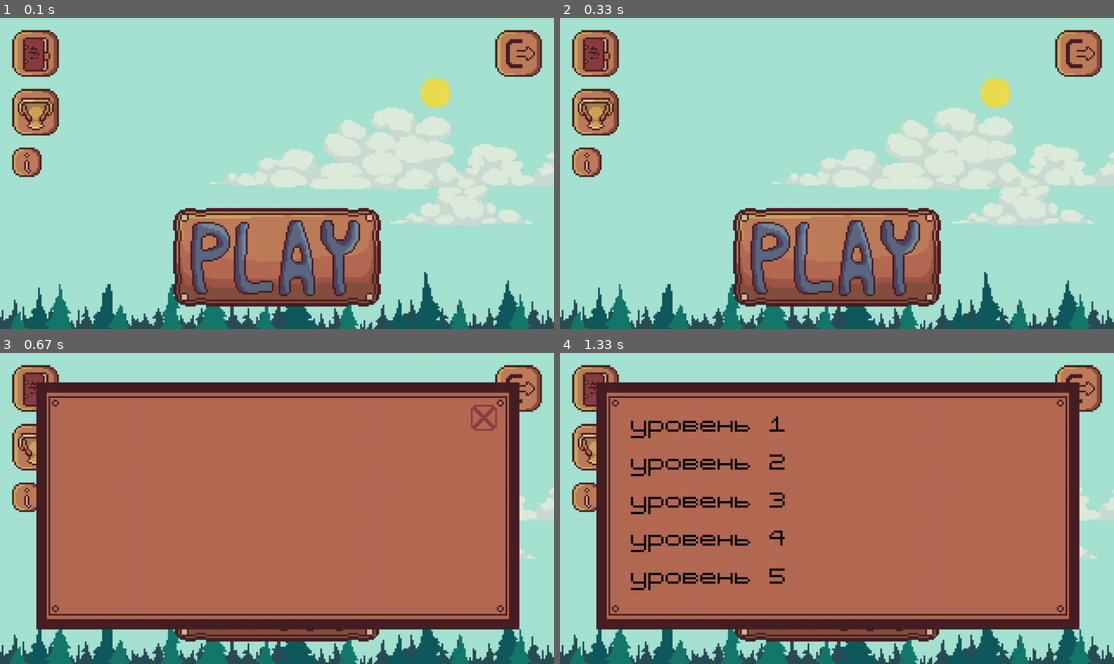
Above: before the commit, frames 1-4 (two rows, left to right).
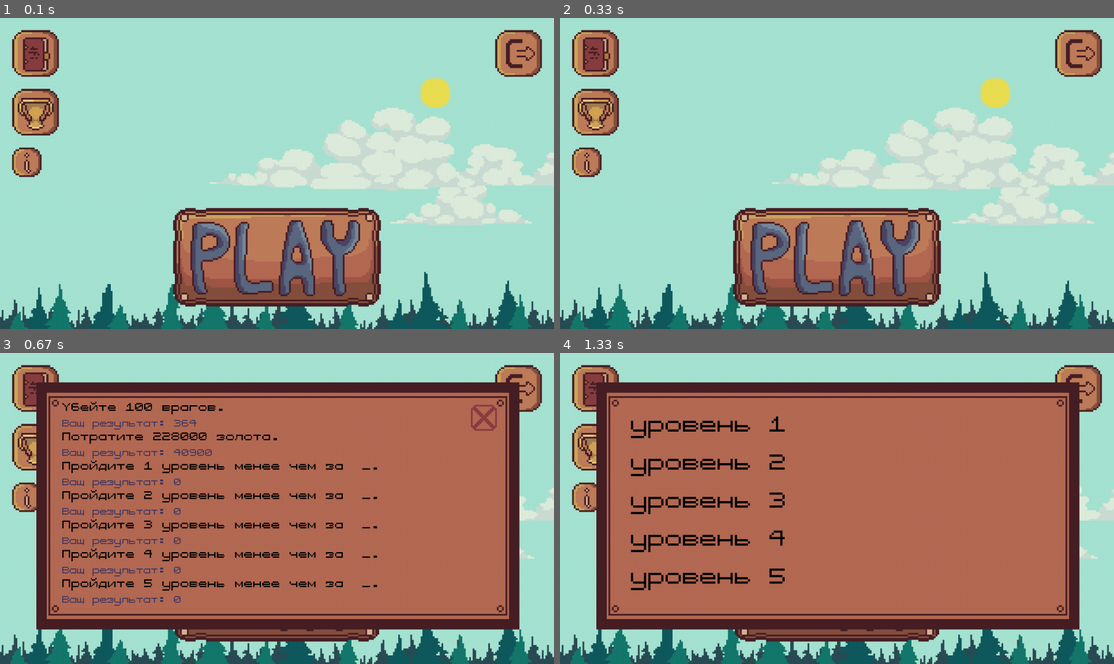
Above: after the commit, the same moments.

Repository: LenaSup/PyGame_project
Game: pygame game, started from main.py
Same seed, same stepped clock (60 frames per second), same inputs: the game is played once before the commit and once after it.
Inputs (mouse positions are in pixels of both pictures, inside the frame that each line leads up to):
- Up to frame 1 (0.1 s): no input
- Up to frame 2 (0.33 s): no input
- Up to frame 3 (0.67 s): click (33, 446) at 0.38 s
- Up to frame 4 (1.33 s): click (1041, 418) at 0.72 s; press the mouse at (837, 592) at 1.03 s; move the mouse to (737, 558) at 1.13 s; release the mouse at (637, 524) at 1.27 s

Frames 1-2 are identical in both runs. In frame 3, 4.8% of the frame differs, in the area x 11-69%, y 15-82%; in frame 4, nothing differs.

Commit message:
Очивки

Diff:
--- a/achievement_text.txt
+++ b/achievement_text.txt
@@ -1,6 +1,6 @@
 Убейте 100 врагов.
 -
-Потратите 10000 золота.
+Потратите 228000 золота.
 -
 Пройдите 1 уровень менее чем за  _.
 -
--- a/main.py
+++ b/main.py
@@ -255,8 +255,31 @@
 
 class Achievement:    # Меню очевок
     def __init__(self):
-        f = pygame.font.Font('7X7PixelizedRegular.ttf', 50)
-        text = ''
+        con = sqlite3.connect('user_data.sqlite3')
+        cur = con.cursor()
+        self.f_1 = pygame.font.Font('7X7PixelizedRegular.ttf', 26)
+        self.f_2 = pygame.font.Font('7X7PixelizedRegular.ttf', 22)
+        enemies = list(map(lambda x: x[0],
+                           cur.execute("""SELECT DISTINCT Meaning FROM statistic WHERE Id == 7""").fetchall()))[0]
+        gold = list(map(lambda x: x[0],
+                        cur.execute("""SELECT DISTINCT Meaning FROM statistic WHERE Id == 6""").fetchall()))[0]
+        time1 = list(map(lambda x: x[0],
+                         cur.execute("""SELECT DISTINCT Meaning FROM statistic WHERE Id == 1""").fetchall()))[0]
+        time2 = list(map(lambda x: x[0],
+                         cur.execute("""SELECT DISTINCT Meaning FROM statistic WHERE Id == 2""").fetchall()))[0]
+        time3 = list(map(lambda x: x[0],
+                         cur.execute("""SELECT DISTINCT Meaning FROM statistic WHERE Id == 3""").fetchall()))[0]
+        time4 = list(map(lambda x: x[0],
+                         cur.execute("""SELECT DISTINCT Meaning FROM statistic WHERE Id == 4""").fetchall()))[0]
+        time5 = list(map(lambda x: x[0],
+                         cur.execute("""SELECT DISTINCT Meaning FROM statistic WHERE Id == 5""").fetchall()))[0]
+        data = [enemies, gold, time1, time2, time3, time4, time5]
+        with open('achievement_text.txt', 'rt', encoding='UTF-8') as text:
+            text = text.read().split('\n')
+            for i in range(len(text) // 2):
+                text[i * 2 + 1] = 'Ваш результат: ' + str(data[i])
+        self.text = text
+        con.close()
 
     def achievement_display(self, screen, size):
         done = True
@@ -268,6 +291,12 @@
         while done:
             screen.blit(background, (0, 0))
             btn.draw(screen)
+            for i in range(len(self.text) // 2):
+                screen.blit(self.f_1.render(self.text[i * 2], False, (0, 0, 0)), ((size[0] // 320) * 36,
+                                                                       (size[1] // 180) * (27 + 17 * i)))
+            for i in range(len(self.text) // 2):
+                screen.blit(self.f_2.render(self.text[i * 2 + 1], False, (51, 51, 102)), ((size[0] // 320) * 36,
+                                                                       (size[1] // 180) * (37 + 17 * i)))
             for event in pygame.event.get():
                 if event.type == pygame.QUIT:
                     sys.exit()
@@ -356,14 +385,29 @@
 
 
 class PauseBut(pygame.sprite.Sprite):
-    def __init__(self, group, size):
-        super().__init__(group)
+    def __init__(self, group, size, screen):
+        super().__init__(group)
+        self.screen = screen
         self.image = load_image('pause_button.png')
         rect = self.image.get_rect().size
         self.image = pygame.transform.scale(self.image, ((size[0] // 320) * rect[0], (size[1] // 180) * rect[1]))
         self.rect = self.image.get_rect()
         self.rect.left, self.rect.top = (size[0] // 320) * 7, (size[1] // 180) * 7
         self.size = size
+
+    def update(self, pos):
+        if self.rect.collidepoint(pos):
+            done = True
+            fps = 60
+            clock = pygame.time.Clock()
+            # background = pygame.transform.scale(load_image('pause_empty_field.png'), self.size)
+            while done:
+                # self.screen.blit(background, (0, 0))
+                for event in pygame.event.get():
+                    if event.type == pygame.QUIT:
+                        sys.exit()
+                #pygame.display.flip()
+                clock.tick(fps)
 
 
 class Cell(pygame.sprite.Sprite):  # общий класс клетки
@@ -733,7 +777,6 @@
     f = pygame.font.Font('7X7PixelizedRegular.ttf', 50)
     gold_text = f.render(f'HP:{castle_health}', False, (51, 51, 102))
     screen.blit(gold_text, (400, 20))
-    pass
 
 
 def load_menu(my_board, screen, enemy_types, towers_types):
@@ -809,7 +852,7 @@
     playing_field = pygame.transform.scale(load_image('background_0.png'), size)
     #
     clickable_interface_elements = pygame.sprite.Group()
-    pause_but = PauseBut(clickable_interface_elements, size)
+    pause_but = PauseBut(clickable_interface_elements, size, screen)
     # -
     # загрузка карты
     current_wave, enemy_type = 0, 0
@@ -865,6 +908,7 @@
                 print(my_board.get_click(event.pos, current_tower[4], current_tower))
                 type_tower = (type_tower + 1) % len(towers_types)
                 current_tower = towers_types[type_tower]
+                # pause_but.update(event.pos)
             if event.type == move_enemy:  # проверка выходит ли враг за дорогу
                 for enemy in enemies:
                     enemy.move()
Binary file added: graphics/pause_empty_field.png
Binary file changed: user_data.sqlite3
